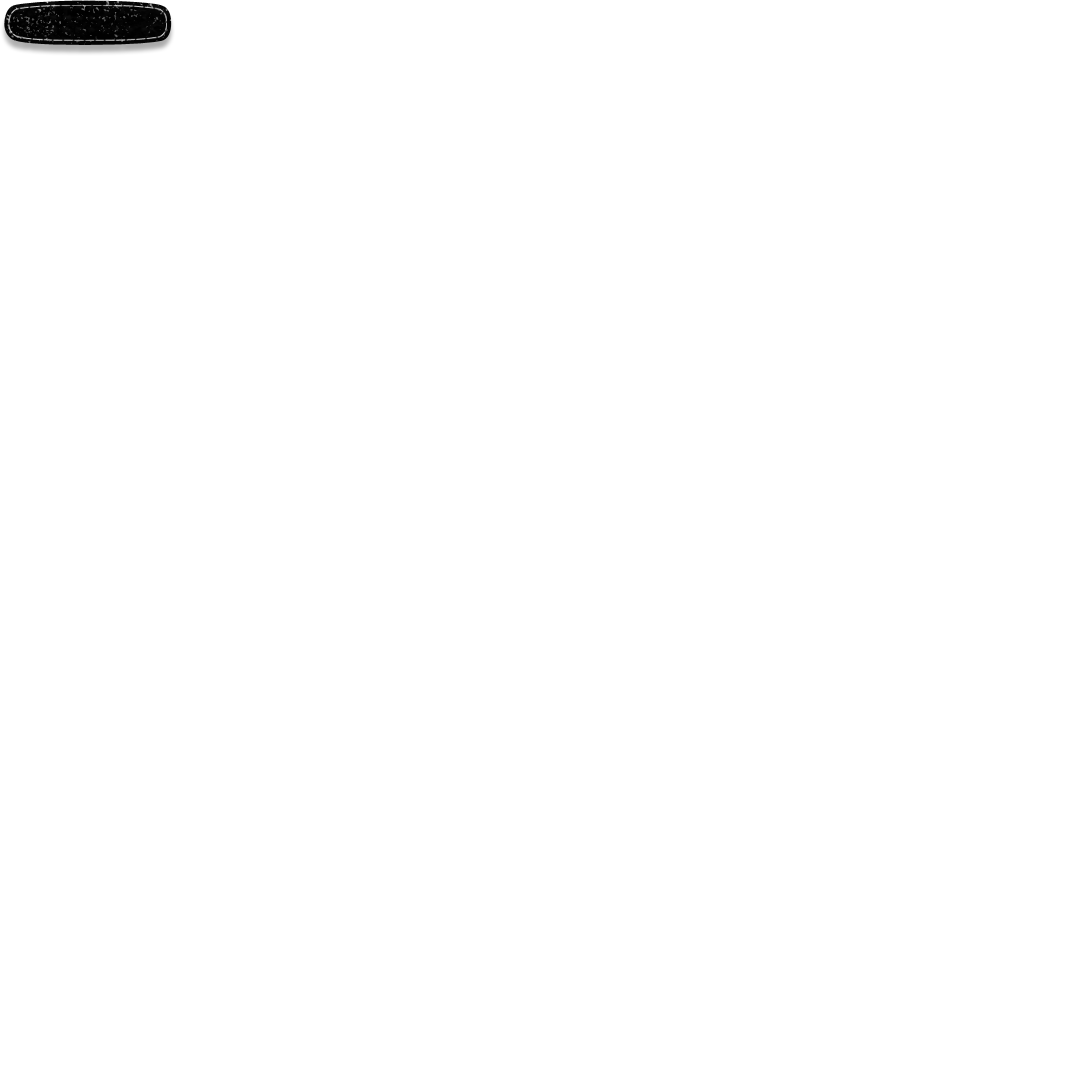
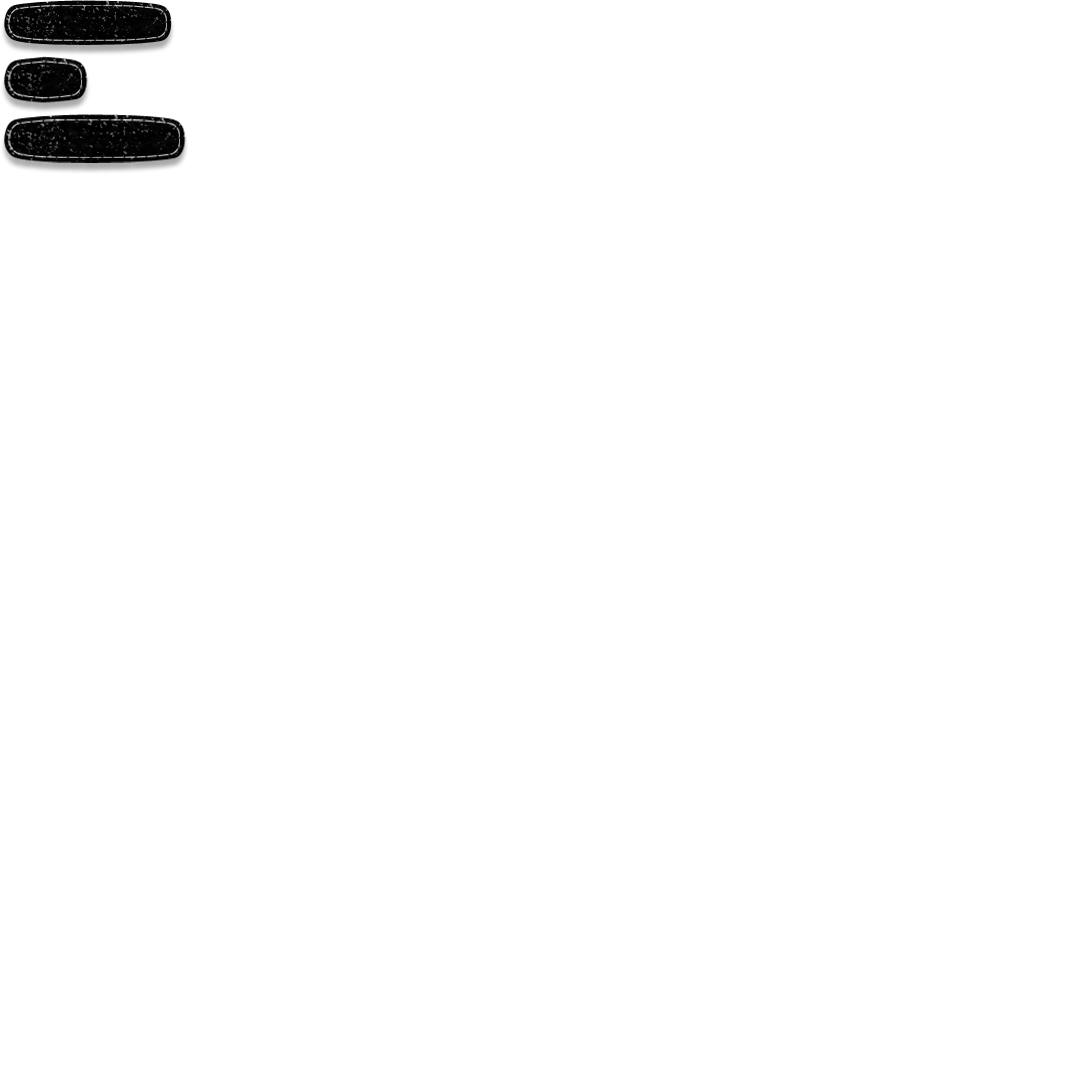
Layered file, before and after one edit (1069x1075). Changes by layer:
added layer "контур copy 3" (2nd of 2, in "кнопка подробнее") in group "кнопка подробнее" over [1,114,189,174]
added layer "Layer 41" in group "кнопка подробнее" over [1,56,91,113]
